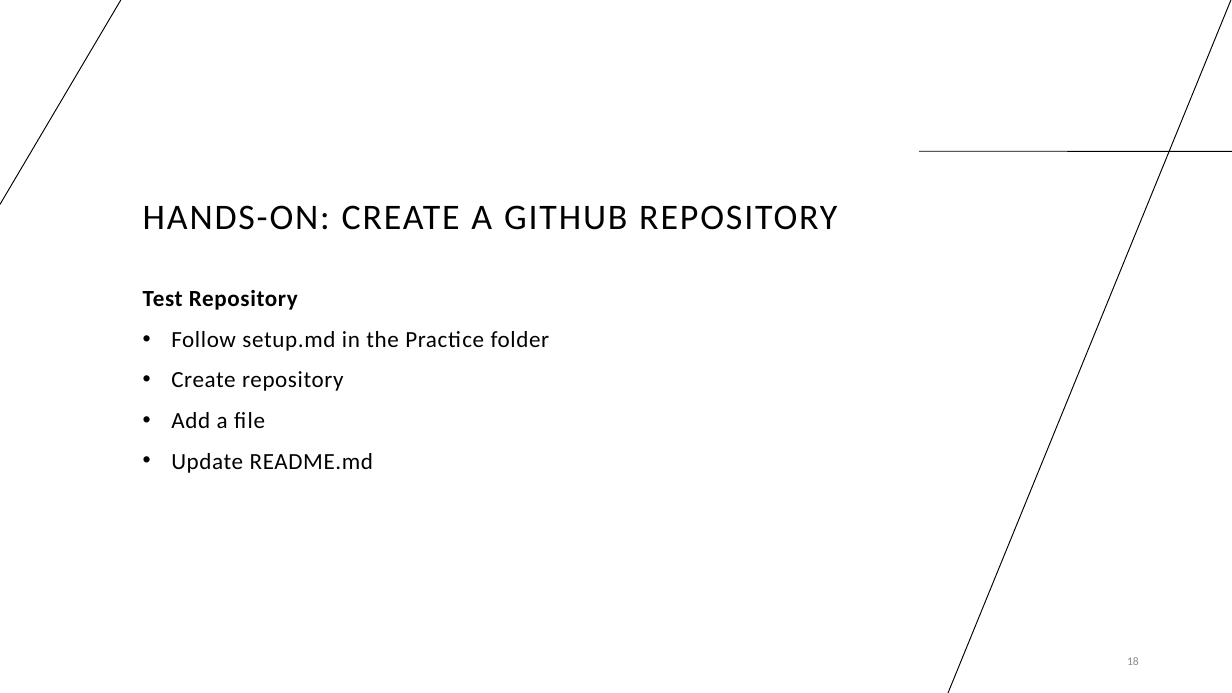
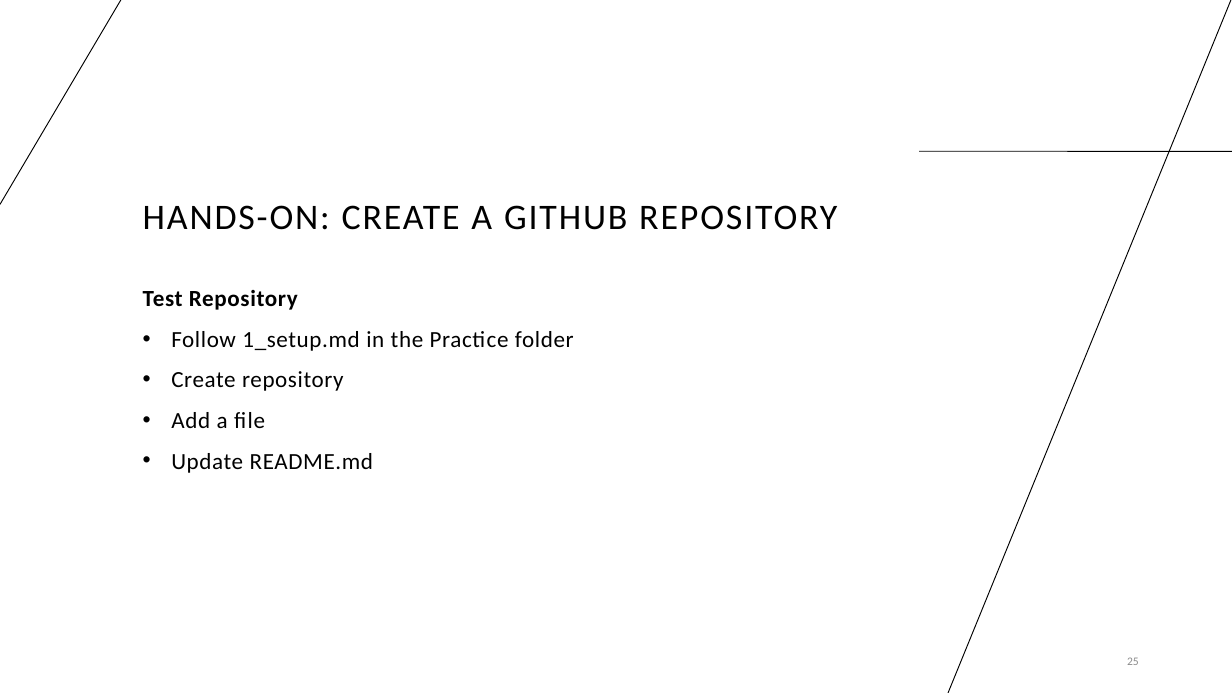
Before and after one commit to cassandra-hui/GitHub-Workshop, a slide deck: slide 25 of Day_1.pptx (slide 18 before the commit). Drawn at 1232x693 pixels with LibreOffice and Linux fonts; fonts in the diff are those of the drawing. Boxes give left, top, right and bottom in pixels: in the first picture for what was removed or moved away, otherwise in the second. Text is boxed around its words. In the diff, an @@ line names an element or a change of style, - is before the commit and + after.

```diff
--- a/Day_1.pptx
+++ b/Day_1.pptx
@@ text at (x1=171, y1=331, x2=574, y2=351): text changed @@
-  • Follow setup.md in the Practice folder
+  • Follow 1_setup.md in the Practice folder
@@ page number at (x1=1127, y1=657, x2=1139, y2=665): text changed @@
-18
+25
```
Also in this commit, not shown: 14 other slides changed, 10 slides added, 2 slides removed, 5 other files.
